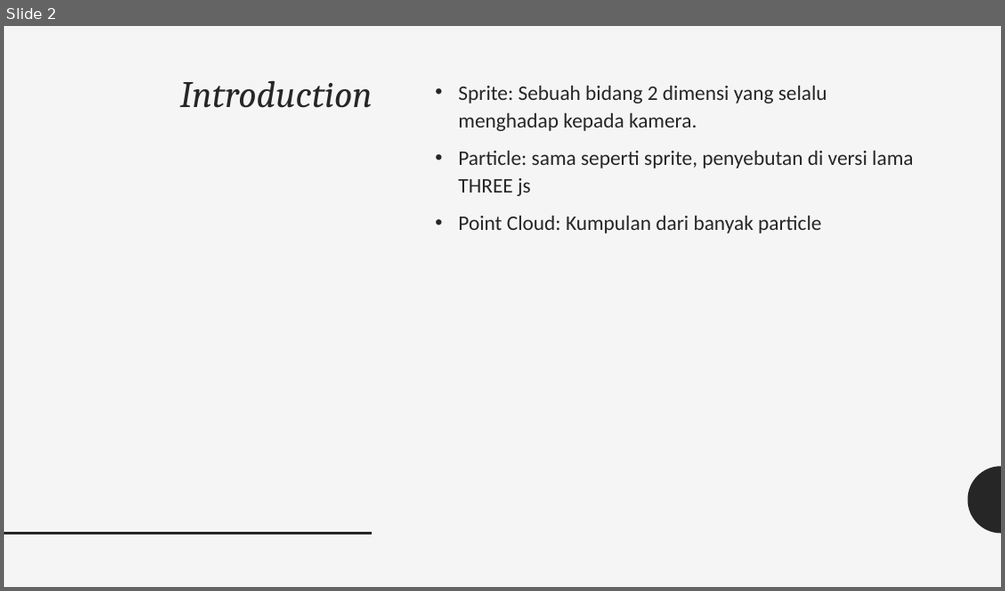
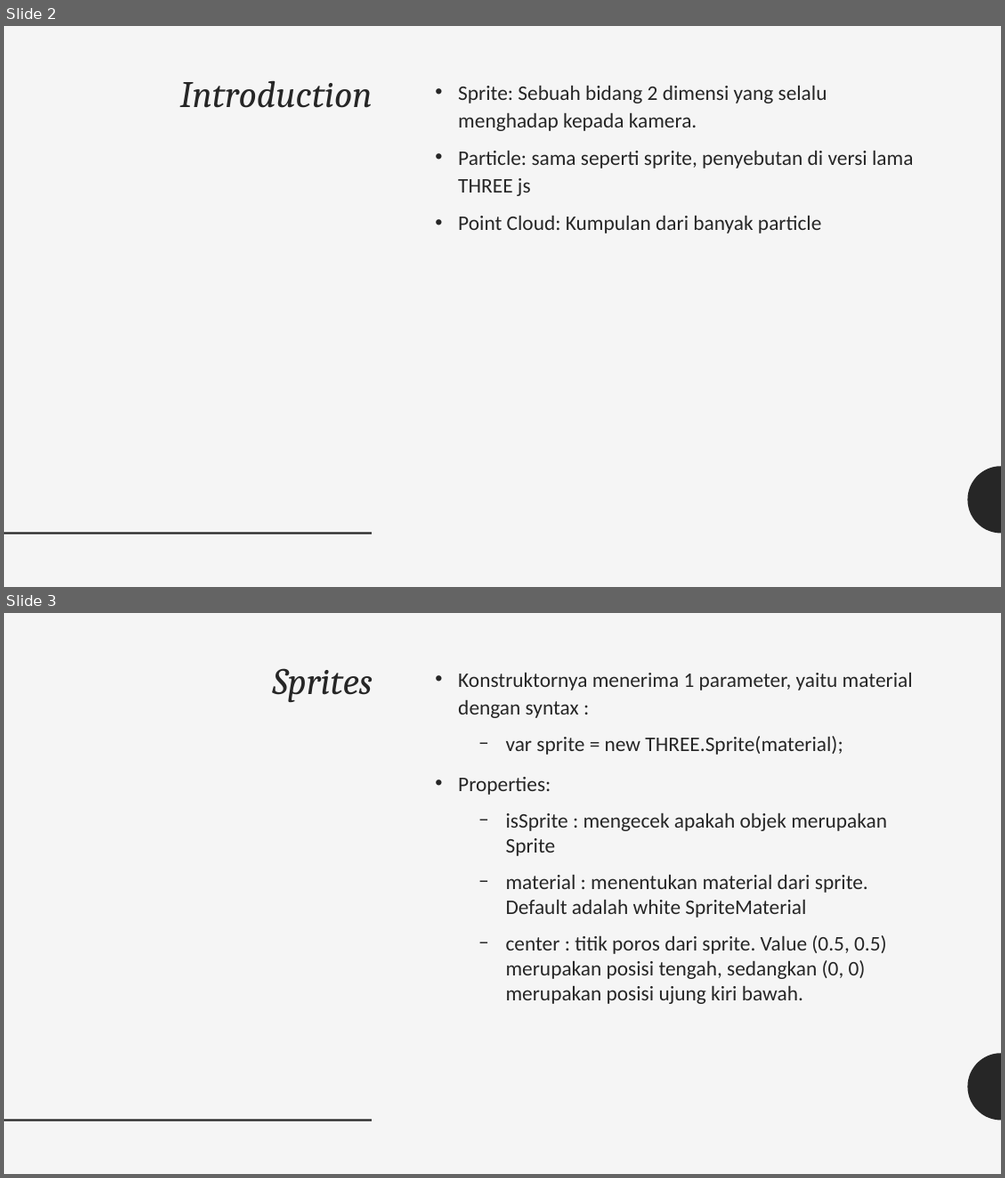
Before and after one commit to grafkom-d-if-its-2019/threejs-presentation-yolo, a slide deck: presentation/Particles, Sprites, and the Point Cloud.pptx. Shown one above the other, each under a label of ours: slide 2 before the commit, slides 2 and 3 after it. The pictures are 1005x591 and 1005x1178 pixels, drawn with LibreOffice and Linux fonts; fonts in the diff are those of the drawing. Boxes give left, top, right and bottom in pixels: in the first picture for what was removed or moved away, otherwise in the second. Text is boxed around its words. In the diff, an @@ line names an element or a change of style, - is before the commit and + after.

```diff
--- a/presentation/Particles, Sprites, and the Point Cloud.pptx
+++ b/presentation/Particles, Sprites, and the Point Cloud.pptx
@@ slide 3 added at <box>4,613,1001,1174</box>, background #F5F5F5; not listed: 2 template elements that a slide beside it also shows @@
@@ text added at <box>273,668,372,702</box>, 36 pt, text #262626, italic @@
+Sprites
@@ text added at <box>458,672,913,1004</box>, 20 pt, text #262626 @@
+• Konstruktornya menerima 1 parameter, yaitu material dengan syntax :
+  − var sprite = new THREE.Sprite(material);
+• Properties:
+  − isSprite : mengecek apakah objek merupakan Sprite
+  − material : menentukan material dari sprite. Default adalah white SpriteMaterial
+  − center : titik poros dari sprite. Value (0.5, 0.5) merupakan posisi tengah, sedangkan (0, 0) merupakan posisi ujung kiri bawah.
```
Also in this commit, not shown: 11 other slides changed, 5 other slides added.
